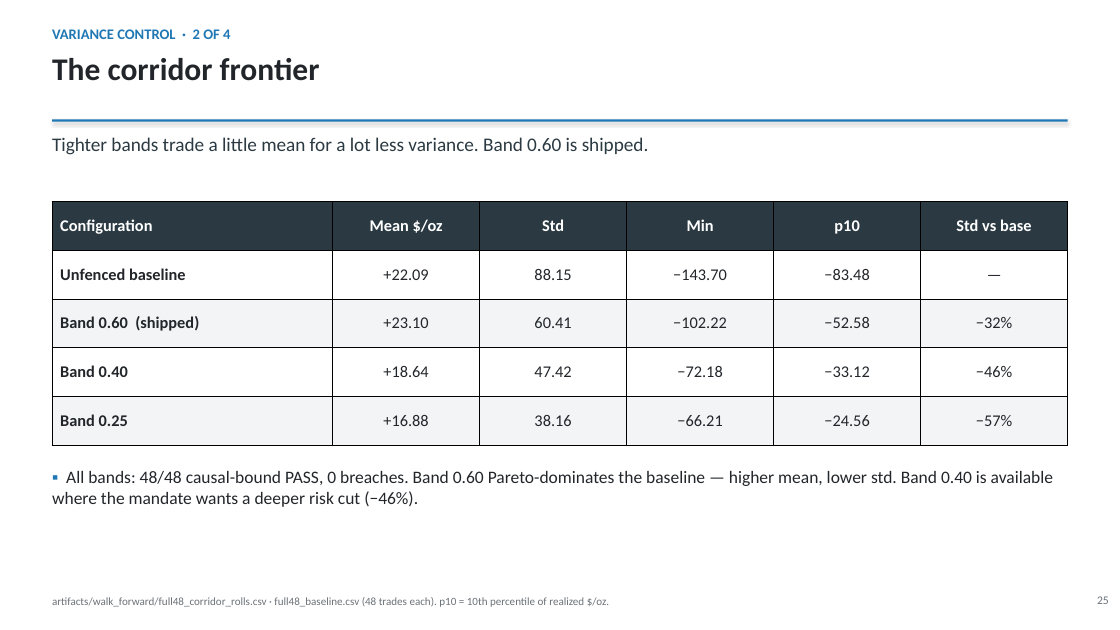
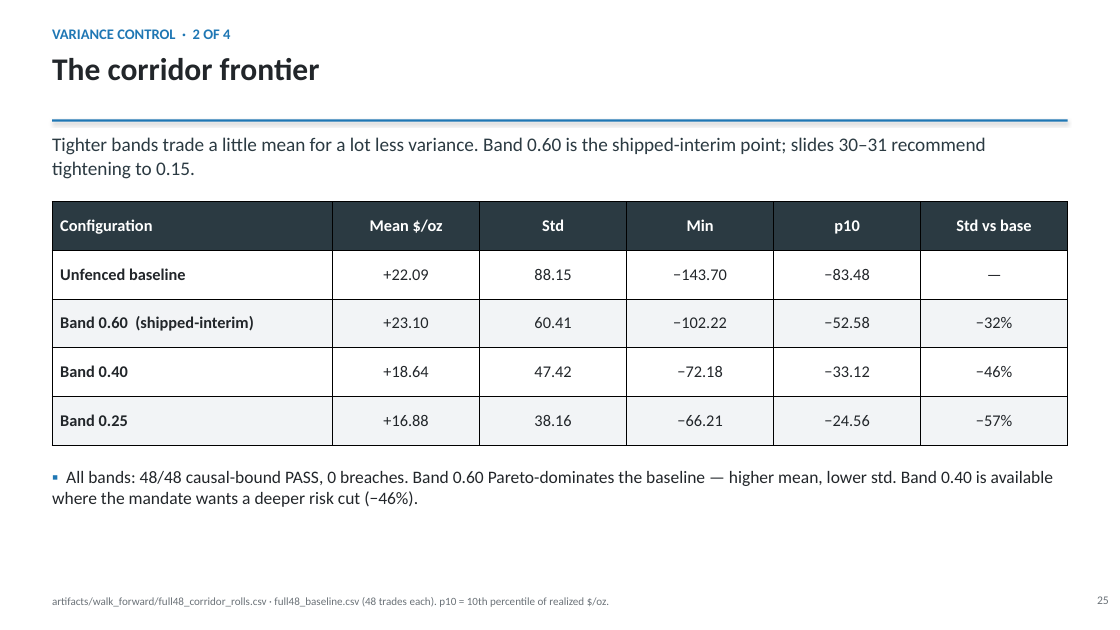
Before and after one commit to sylam/riskflow, a slide deck: slide 25 of artifacts/platinum_hedge_management_deck.pptx. Drawn at 1120x630 pixels with LibreOffice and Linux fonts; fonts in the diff are those of the drawing. Boxes give left, top, right and bottom in pixels: in the first picture for what was removed or moved away, otherwise in the second. Text is boxed around its words. In the diff, an @@ line names an element or a change of style, - is before the commit and + after.

```diff
--- a/artifacts/platinum_hedge_management_deck.pptx
+++ b/artifacts/platinum_hedge_management_deck.pptx
@@ text at bbox=[52, 137, 985, 179]: text changed @@
-Tighter bands trade a little mean for a lot less variance. Band 0.60 is shipped.
+Tighter bands trade a little mean for a lot less variance. Band 0.60 is the shipped-interim point; slides 30–31 recommend tightening to 0.15.
@@ table at bbox=[52, 202, 1068, 445] @@
-row 3, column 1: Band 0.60 (shipped)
+row 3, column 1: Band 0.60 (shipped-interim)
```
Also in this commit, not shown: 19 other slides changed, 1 slide added.
